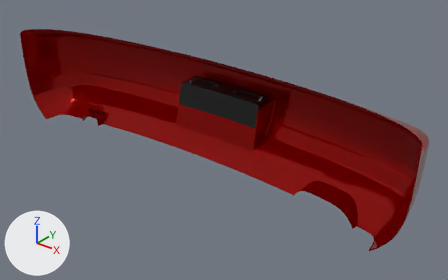
Two versions of the glTF model content/cars/nissan_rs13/rearbumper_oem.glb, one commit apart.
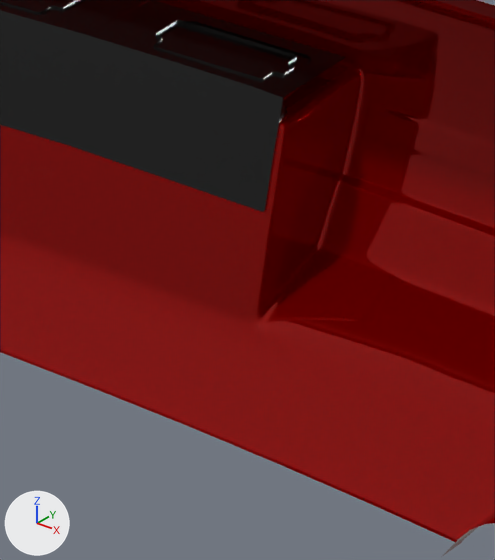
The first picture shows the older version from a camera (50 mm lens) standing at (1.264, 0.678, 1.096) and looking at (0.073, 2.166, 0.173). The close-ups show both versions on the part from 45% to 67% of the width and 31% to 71% of the height of that picture; other places that the commit changed are outside them. Lighting does not change. The marker at lower left points along +X, +Y and +Z. Where no turn or scale is listed for an object, it has been applied to the vertices.

Before the edit, the objects in view are built like this:
```python
me_bumper = bpy.data.meshes.new('Bumper')
me_bumper.from_pydata(...)  # 3293 vertices, 6344 faces; spans x -0.8..0.8, y 2.0..2.32, z 0.08..0.42
me_bumper.materials.append(mat_paint)
me_plate = bpy.data.meshes.new('Plate')
me_plate.from_pydata(...)  # 269 vertices, 328 faces; spans x -0.171..0.171, y 2.209..2.303, z 0.214..0.3
me_plate.materials.append(mat_plastic)
ob_bumper = bpy.data.objects.new('Bumper', me_bumper)
ob_bumper.location = (0.0, 0.0, 0.0147)
ob_plate = bpy.data.objects.new('Plate', me_plate)
ob_plate.location = (0.0, 0.0, 0.0147)
```
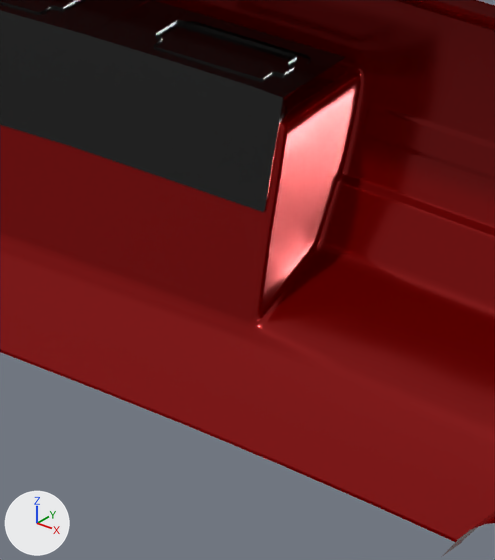
Scene script edits in JSON lines:
```json
{"op": "add", "block": "mat_paint_1", "code": ["mat_paint_1 = bpy.data.materials.new('Paint')", "# nodes: BsdfPrincipled, Mix, OutputMaterial, VertexColor", "# colours: red #900000"]}
{"block": "me_bumper", "where": "me_bumper.from_pydata(...)  # 3293 vertices, 6344 faces; spans x -0.8..0.8, y 2.0..2.32, z 0.08..0.42"}
{"op": "remove", "block": "me_bumper", "code": "me_bumper.materials.append(mat_paint)"}
{"op": "add", "block": "me_bumper", "code": "me_bumper.materials.append(mat_paint_1)"}
```

Changed parts and their boxes [x1, y1, x2, y2] in the close-ups (495 x 560 px):
```json
{"object": "Bumper", "change": "recoloured", "before": [0, 0, 495, 541], "after": [0, 0, 495, 541], "on screen": "red to pink"}
```
